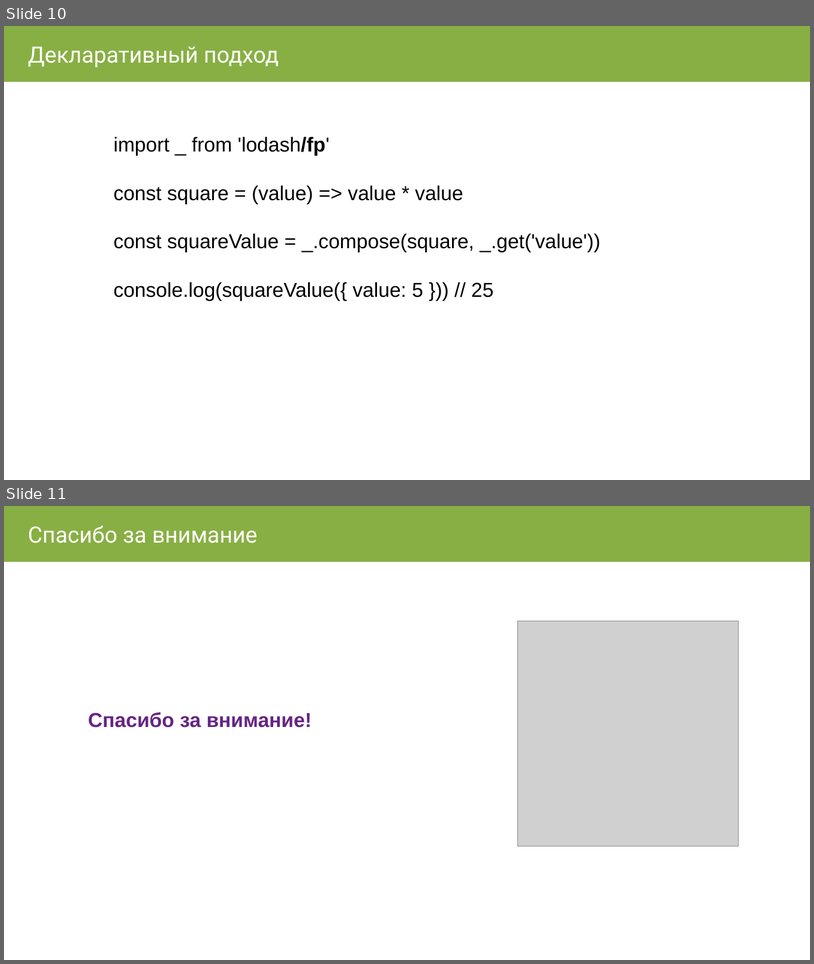
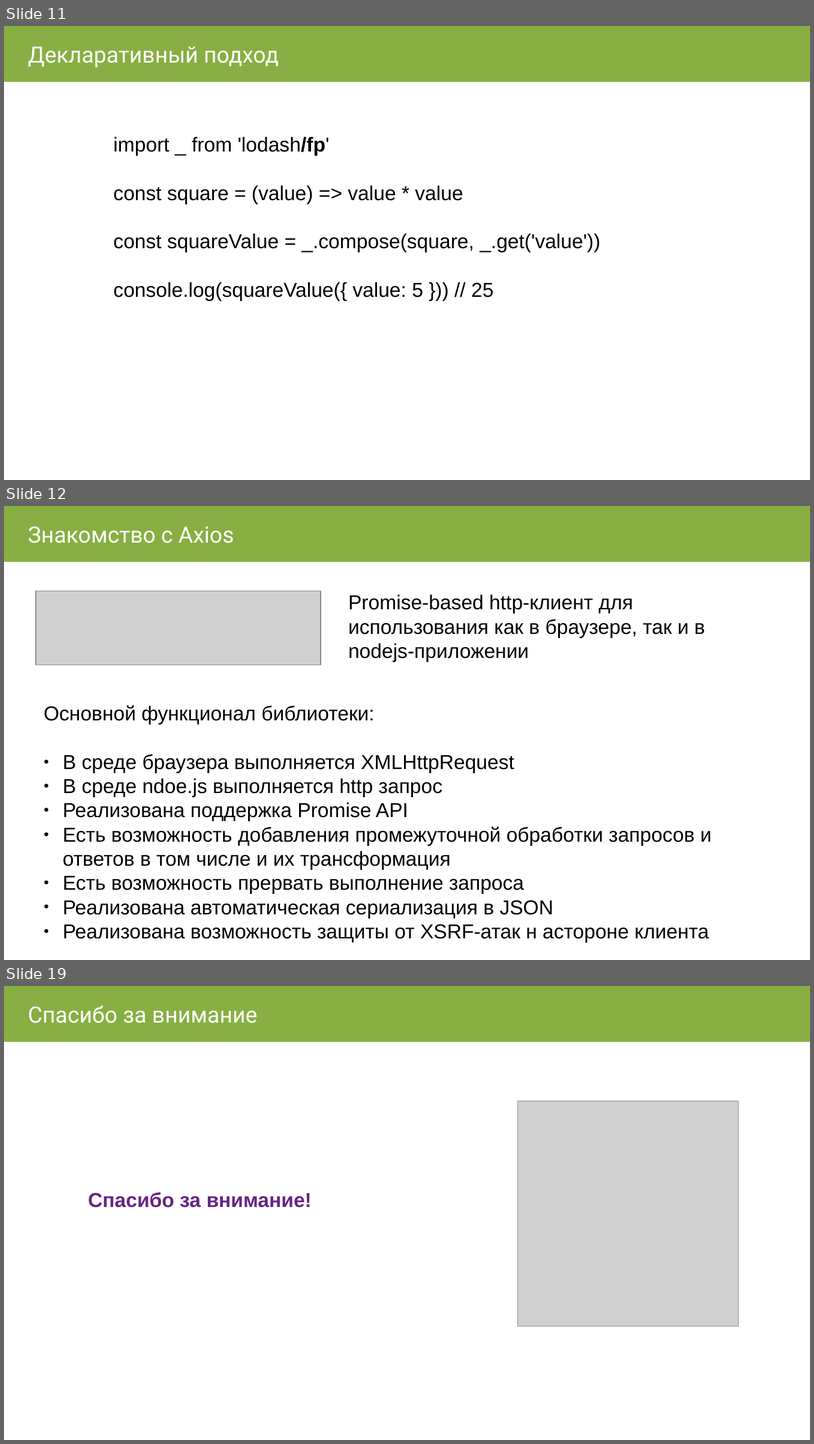
Before and after one commit to AVVlasov/javascript-junior, a slide deck: 2019/IV. Утилитарные библиотеки/2.1 Lodash/Lodash.pptx. Shown one above the other, each under a label of ours: slides 10 and 11 before the commit, slides 11, 12 and 19 after it; the slides between them are not shown. The pictures are 814x964 and 814x1444 pixels, drawn with LibreOffice and Linux fonts; fonts in the diff are those of the drawing; grey boxes stand for pictures. Boxes give left, top, right and bottom in pixels: in the first picture for what was removed or moved away, otherwise in the second. Text is boxed around its words. In the diff, an @@ line names an element or a change of style, - is before the commit and + after.

Commit message:
добавлен конспект и Axios

```diff
--- a/2019/IV. Утилитарные библиотеки/2.1 Lodash/Lodash.pptx
+++ b/2019/IV. Утилитарные библиотеки/2.1 Lodash/Lodash.pptx
@@ slide 12 added at [4, 506, 810, 960], background #FFFFFF @@
@@ rectangle added at [4, 506, 810, 562], fill #88AF43, outline #88AF43 0.74 pt @@
@@ text added at [28, 526, 234, 543], 20 pt, text #FFFFFF @@
+Знакомство с Axios
@@ picture added at [35, 591, 321, 665] @@
@@ text added at [348, 594, 705, 661], 18 pt, text #000000 @@
+Promise-based http-клиент для использования как в браузере, так и в nodejs-приложении
@@ text added at [44, 705, 712, 942], 18 pt, text #000000 @@
+Основной функционал библиотеки:
+● В среде браузера выполняется XMLHttpRequest
+● В среде ndoe.js выполняется http запрос
+● Реализована поддержка Promise API
+● Есть возможность добавления промежуточной обработки запросов и ответов в том числе и их трансформация
+● Есть возможность прервать выполнение запроса
+● Реализована автоматическая сериализация в JSON
+● Реализована возможность защиты от XSRF-атак н астороне клиента
@@ what was slide 10 is now slide 11 @@
@@ what was slide 11 is now slide 19 @@
```
Also in this commit, not shown: 3 slides changed, 7 other slides added, 1 other file.
